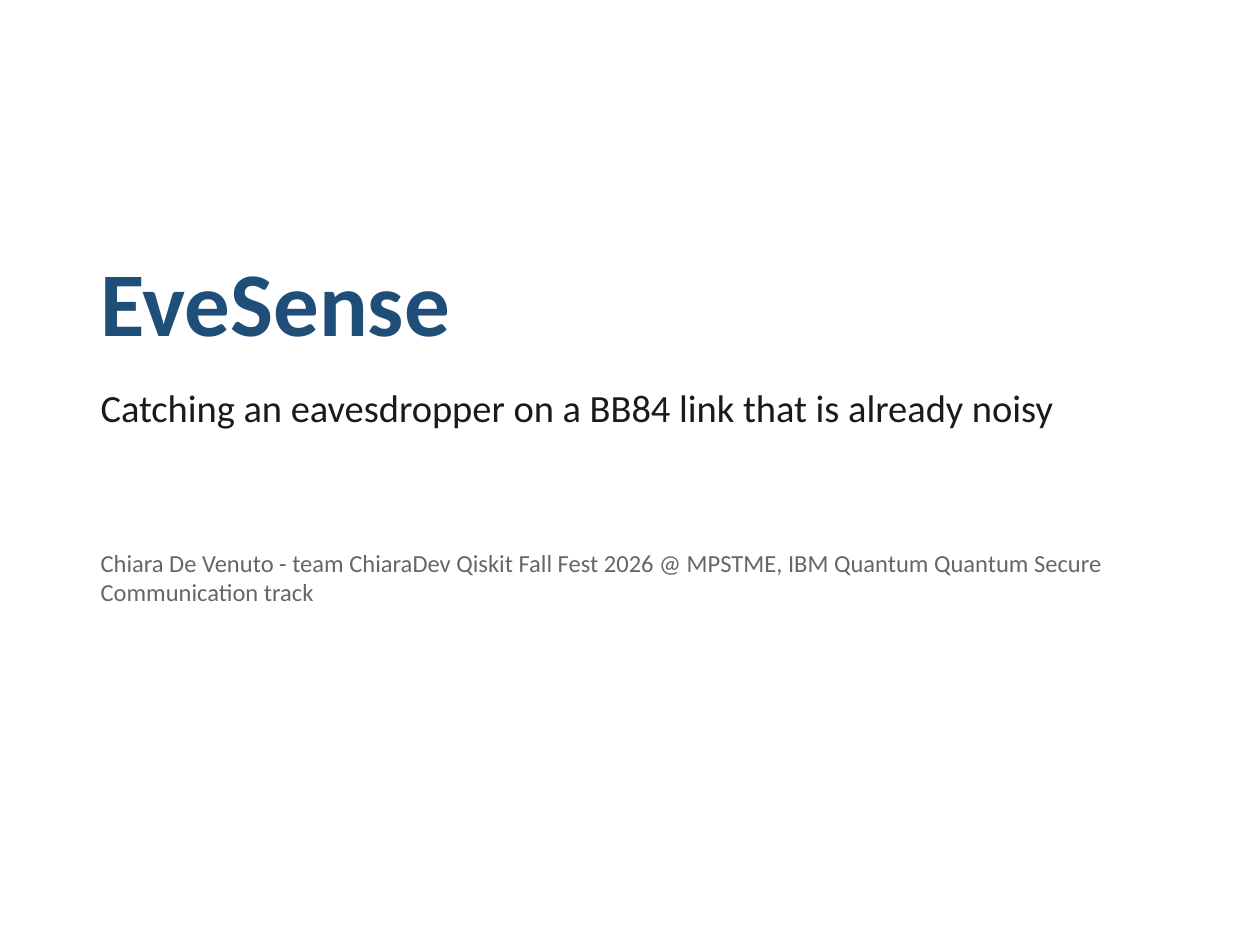
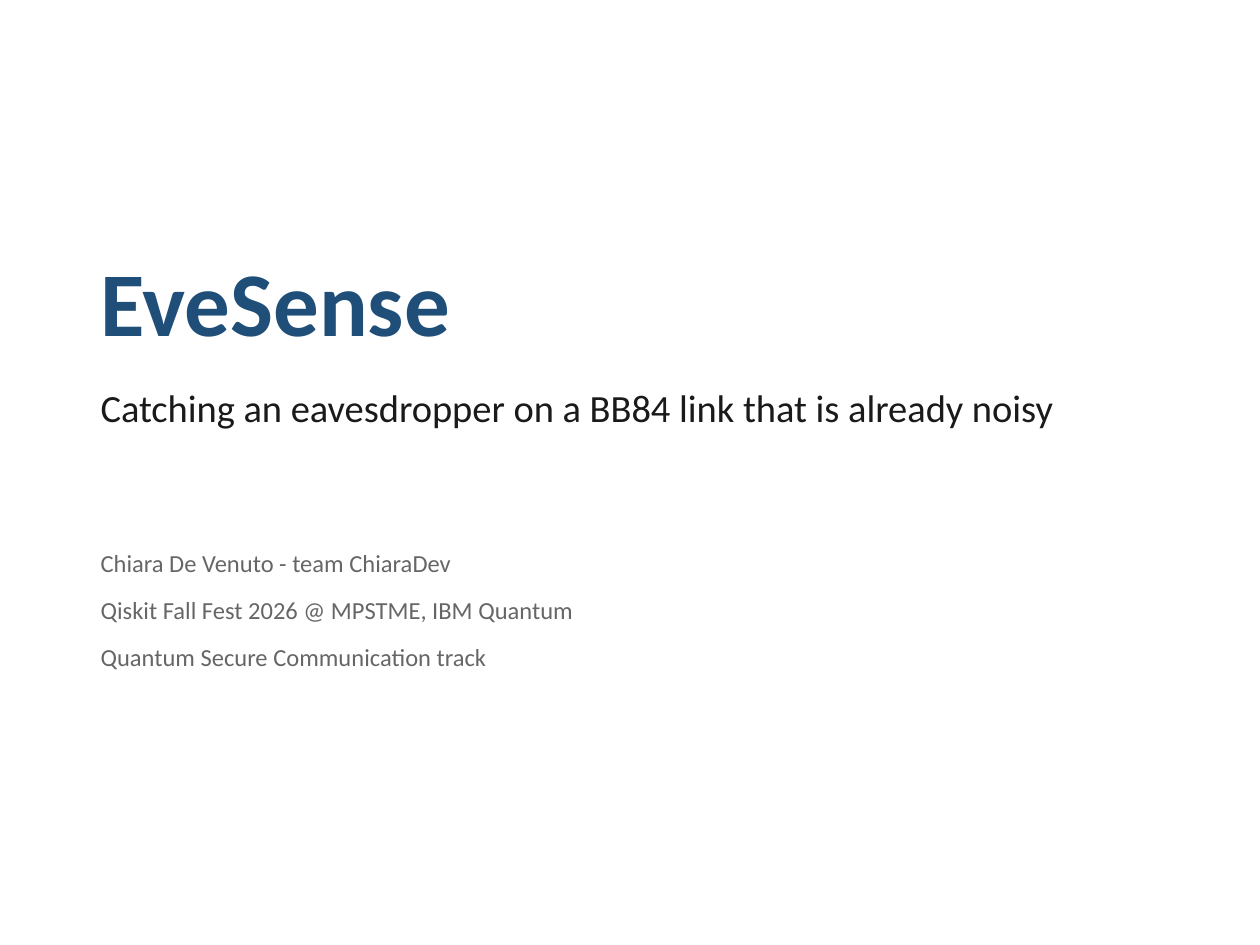
Before and after one commit to ChiaraDeVenuto/evesense-qkd, a slide deck: slide 1 of report/evesense_deck.pptx. Drawn at 1260x945 pixels with LibreOffice and Linux fonts; fonts in the diff are those of the drawing. Boxes give left, top, right and bottom in pixels: in the first picture for what was removed or moved away, otherwise in the second. Text is boxed around its words. In the diff, an @@ line names an element or a change of style, - is before the commit and + after.

```diff
--- a/report/evesense_deck.pptx
+++ b/report/evesense_deck.pptx
@@ text at bbox=[101, 555, 572, 669]: text changed @@
-Chiara De Venuto - team ChiaraDev Qiskit Fall Fest 2026 @ MPSTME, IBM Quantum Quantum Secure Communication track
+Chiara De Venuto - team ChiaraDev
+Qiskit Fall Fest 2026 @ MPSTME, IBM Quantum
+Quantum Secure Communication track
```
Also in this commit, not shown: 5 other slides changed, 2 other files.
